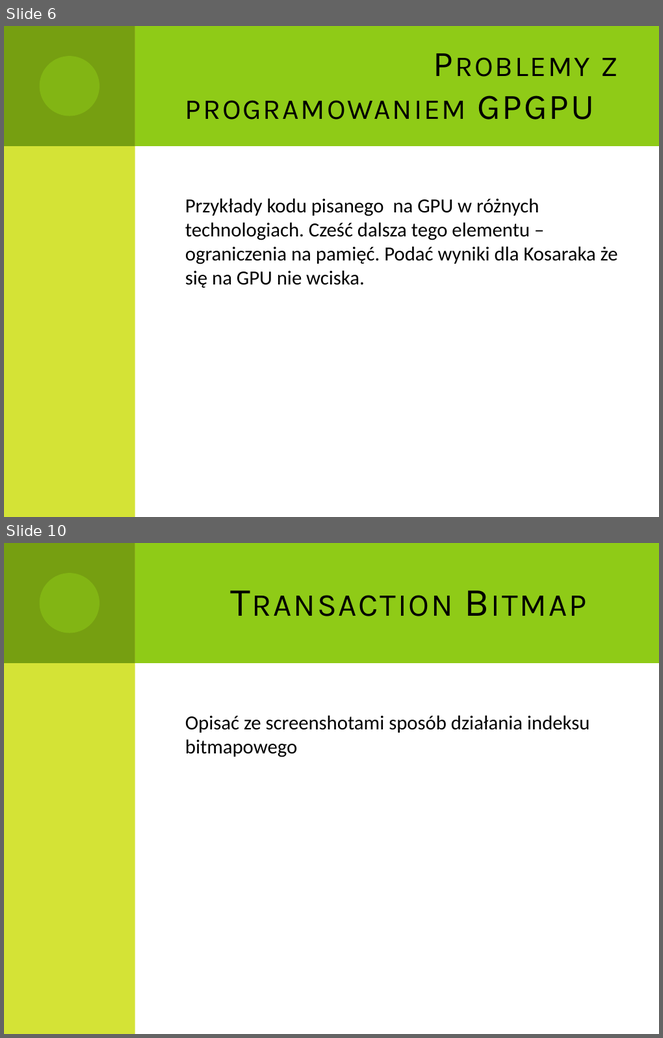
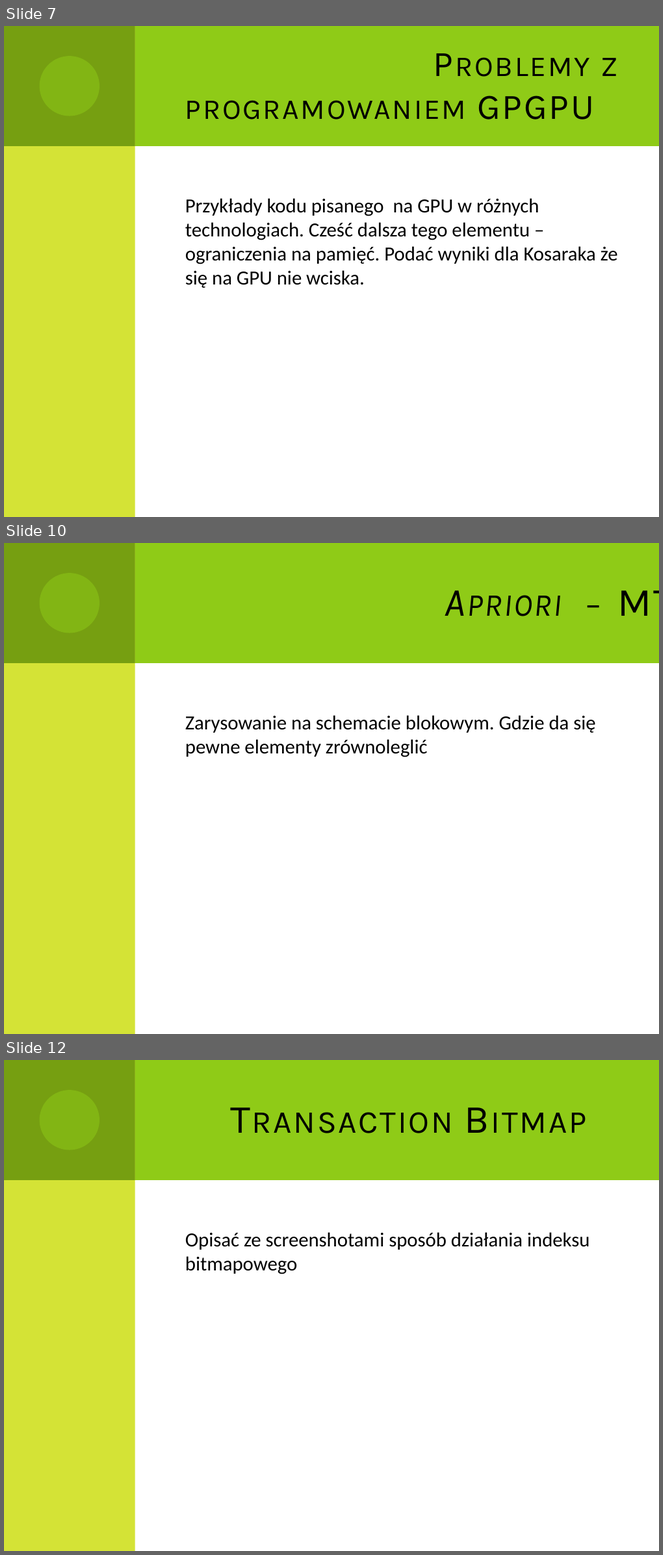
Before and after one commit to Dzess/DMARF, a slide deck: presentation/GPGPU_in_data_minig.pptx. Shown one above the other, each under a label of ours: slides 6 and 10 before the commit, slides 7, 10 and 12 after it; the slides between them are not shown. The pictures are 663x1038 and 663x1555 pixels, drawn with LibreOffice and Linux fonts; fonts in the diff are those of the drawing. Boxes give left, top, right and bottom in pixels: in the first picture for what was removed or moved away, otherwise in the second. Text is boxed around its words. In the diff, an @@ line names an element or a change of style, - is before the commit and + after.

```diff
--- a/presentation/GPGPU_in_data_minig.pptx
+++ b/presentation/GPGPU_in_data_minig.pptx
@@ slide 10 added at (x1=4, y1=543, x2=659, y2=1034), background #FFFFFF; not listed: 4 template elements that a slide beside it also shows @@
@@ title added at (x1=618, y1=590, x2=659, y2=616), 44 pt, text #000000, italic, small capitals @@
+Apriori – MT
@@ text added at (x1=185, y1=715, x2=596, y2=757), 22 pt, text #000000 @@
+Zarysowanie na schemacie blokowym. Gdzie da się pewne elementy zrównoleglić
@@ what was slide 6 is now slide 7 @@
@@ what was slide 10 is now slide 12 @@
```
Also in this commit, not shown: 6 slides changed, 2 other slides added, 1 slide removed.
